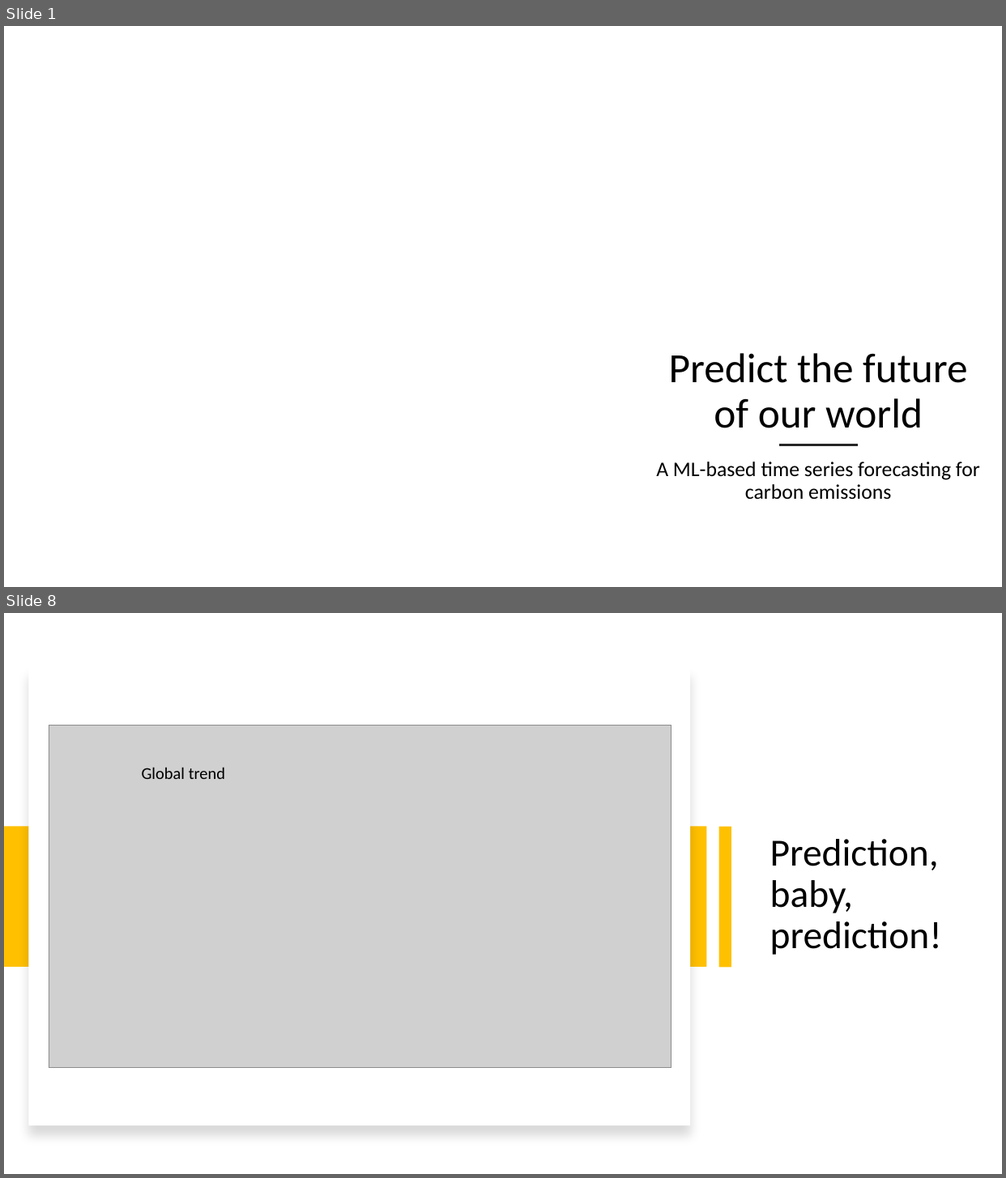
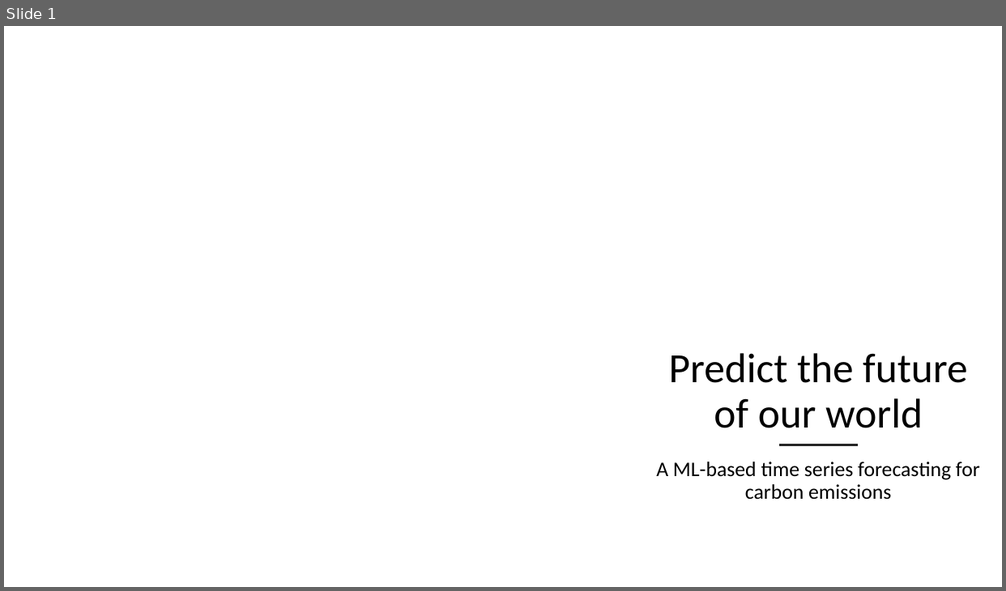
Before and after one commit to danilogiarlini/Global-CO2-Emission-Forecasting, a slide deck: Visualization/GlobalCO2Emission.pptx. Shown one above the other, each under a label of ours: slides 1 and 8 before the commit, slide 1 after it; the slides between them are not shown. The pictures are 1006x1178 and 1006x591 pixels, drawn with LibreOffice and Linux fonts; fonts in the diff are those of the drawing; grey boxes stand for pictures; background and template pictures are left out. Boxes give left, top, right and bottom in pixels: in the first picture for what was removed or moved away, otherwise in the second. Text is boxed around its words. In the diff, an @@ line names an element or a change of style, - is before the commit and + after.

```diff
--- a/Visualization/GlobalCO2Emission.pptx
+++ b/Visualization/GlobalCO2Emission.pptx
@@ slide 8 removed at [4, 613, 1002, 1174], background #FFFFFF @@
@@ rectangle removed at [28, 667, 691, 1126] @@
@@ picture removed at [49, 726, 671, 1068] @@
@@ text removed at [142, 767, 225, 779] @@
-Global trend
@@ rectangle removed at [4, 827, 707, 968] @@
@@ rectangle removed at [718, 827, 731, 968] @@
@@ text removed at [770, 839, 942, 955] @@
-Prediction, baby, prediction!
```
Also in this commit, not shown: 12 slides changed, 1 slide added, 5 other files.
